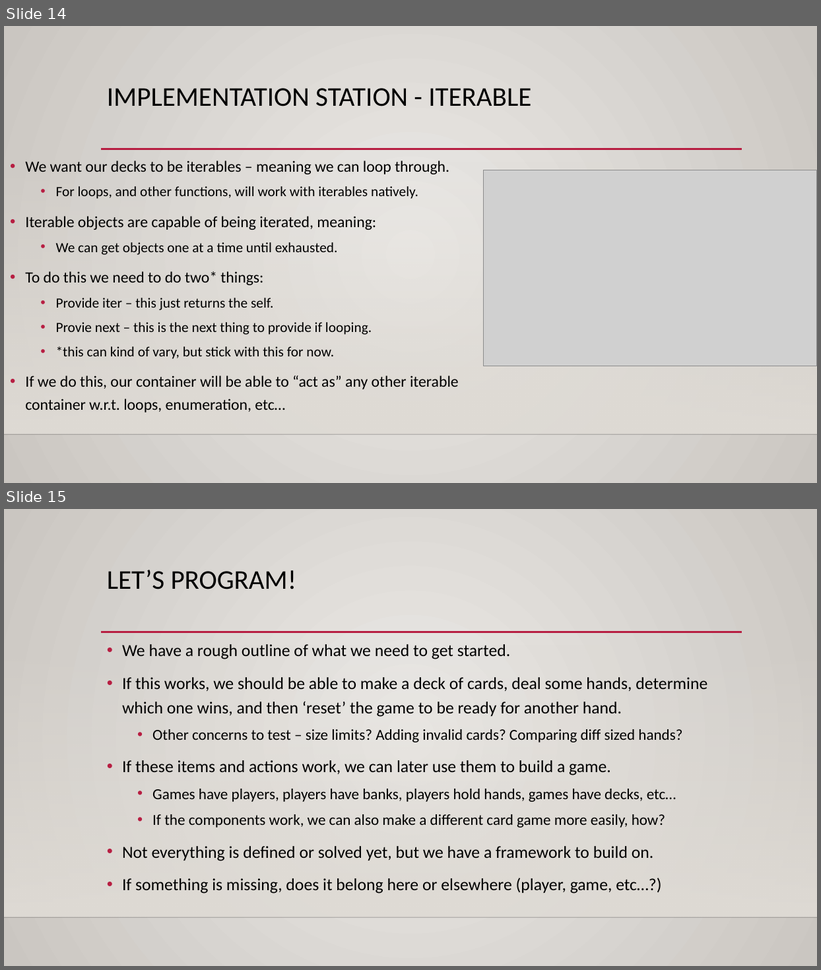
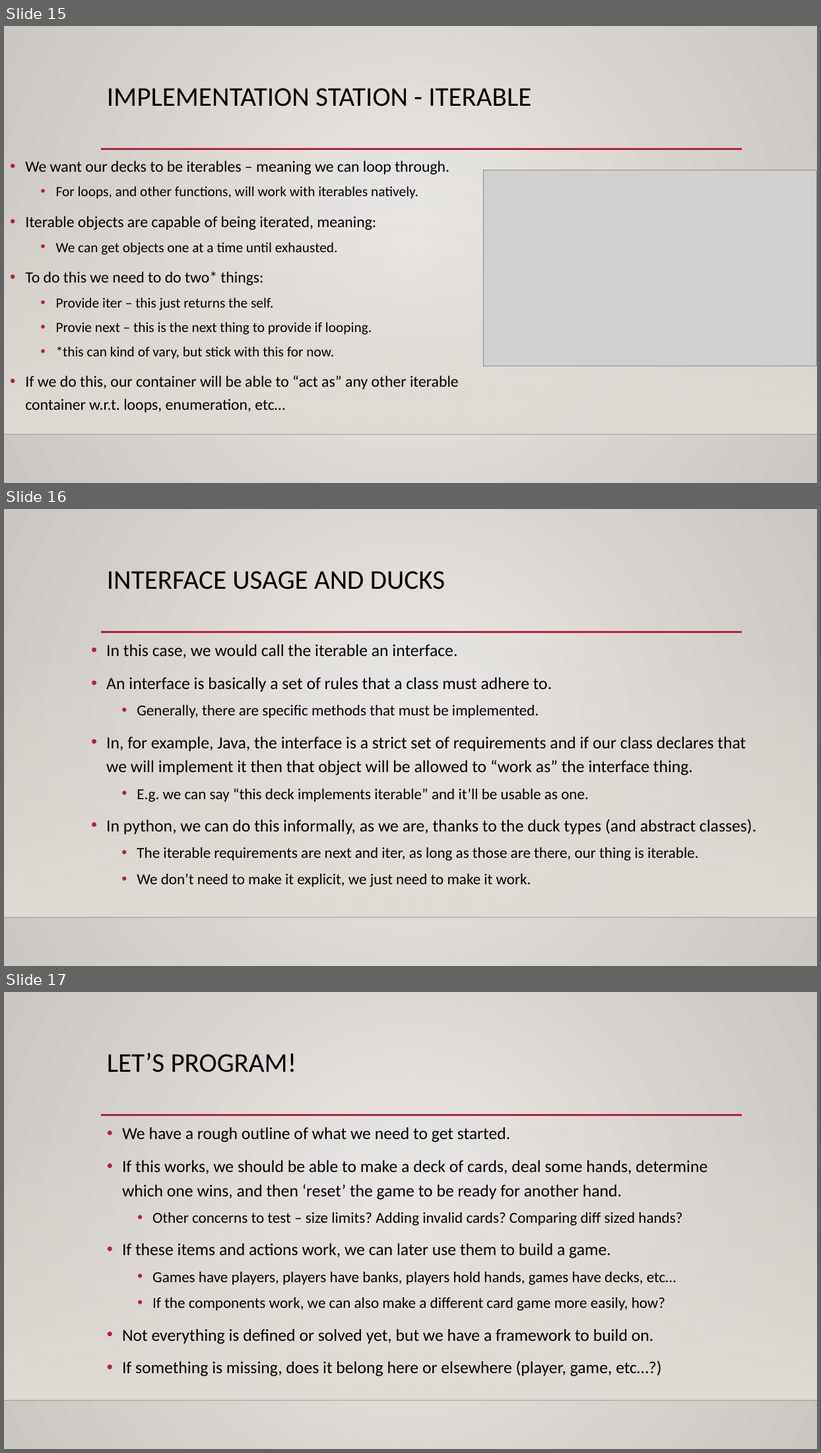
Before and after one commit to AkeemSemperDataScience/Programming_Basics_for_Machine_Learning_Students, a slide deck: reference_material/slides/017_cards_intro_review.pptx. Shown one above the other, each under a label of ours: slides 14 and 15 before the commit, slides 15, 16 and 17 after it. The pictures are 821x970 and 821x1453 pixels, drawn with LibreOffice and Linux fonts; fonts in the diff are those of the drawing; grey boxes stand for pictures; background and template pictures are left out. Boxes give left, top, right and bottom in pixels: in the first picture for what was removed or moved away, otherwise in the second. Text is boxed around its words. In the diff, an @@ line names an element or a change of style, - is before the commit and + after.

```diff
--- a/reference_material/slides/017_cards_intro_review.pptx
+++ b/reference_material/slides/017_cards_intro_review.pptx
@@ slide 16 added at (4,509,817,966), background gradient #ECEAE7 to #CAC7C1; not listed: 3 template elements that a slide beside it also shows @@
@@ title added at (107,571,445,590), 32 pt, text #000000 @@
+INTERFACE USAGE AND DUCKS
@@ text added at (106,644,756,887), 20 pt, text #000000 @@
+• In this case, we would call the iterable an interface.
+• An interface is basically a set of rules that a class must adhere to.
+  • Generally, there are specific methods that must be implemented.
+• In, for example, Java, the interface is a strict set of requirements and if our class declares that we will implement it then that object will be allowed to “work as” the interface thing.
+  • E.g. we can say “this deck implements iterable” and it’ll be usable as one.
+• In python, we can do this informally, as we are, thanks to the duck types (and abstract classes).
+  • The iterable requirements are next and iter, as long as those are there, our thing is iterable.
+  • We don’t need to make it explicit, we just need to make it work.
@@ what was slide 14 is now slide 15 @@
@@ what was slide 15 is now slide 17 @@
```
Also in this commit, not shown: 1 other slide added, 2 other files.
